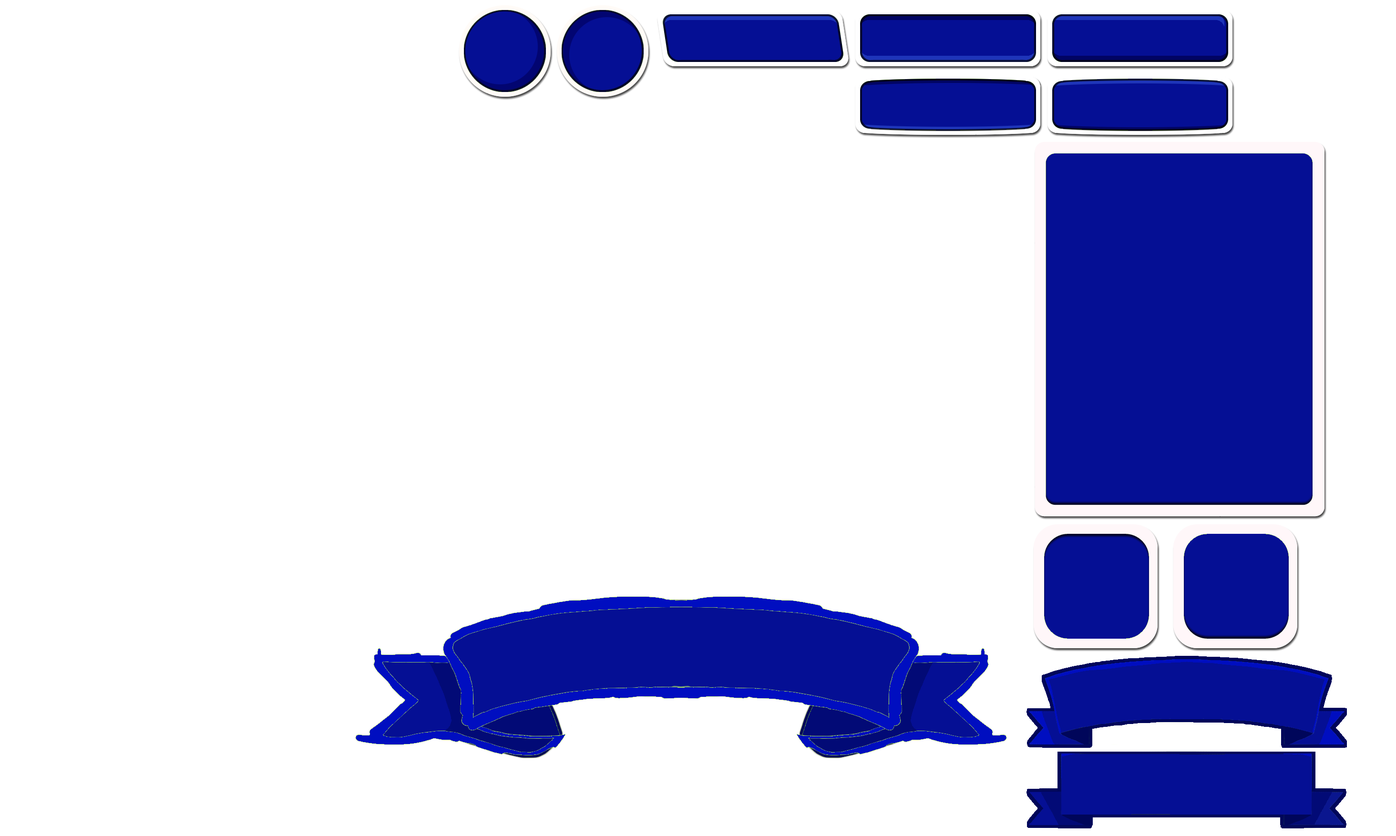
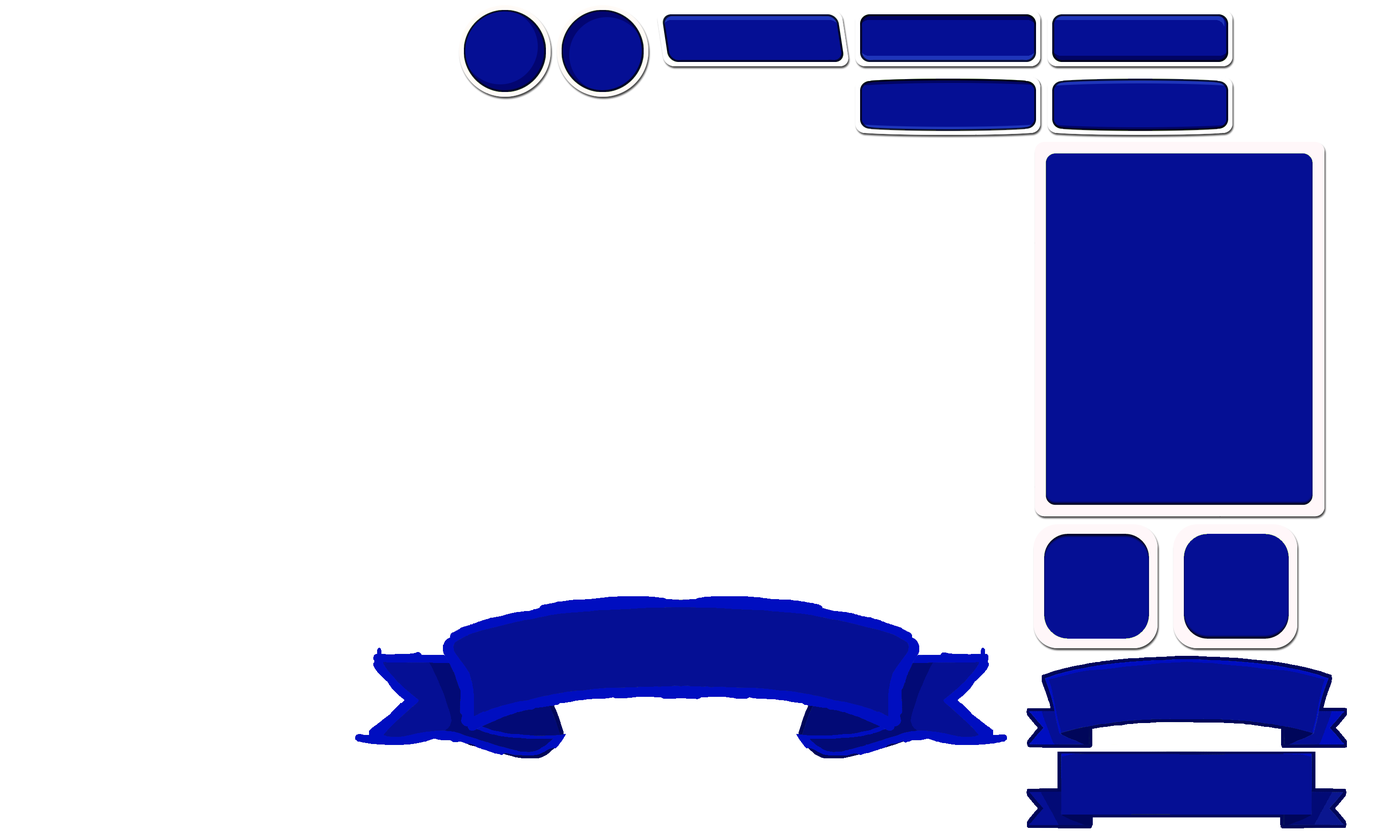
Layer changes from the first 1396 x 836 image to the second:
painted on "Layer 32 copy" over box(442, 596, 920, 731)
painted on "Layer 31 copy" over box(355, 648, 1008, 756)
painted on "Layer 29 copy" over box(548, 706, 814, 736)
painted on "Layer 52 copy" over box(466, 696, 971, 759)
